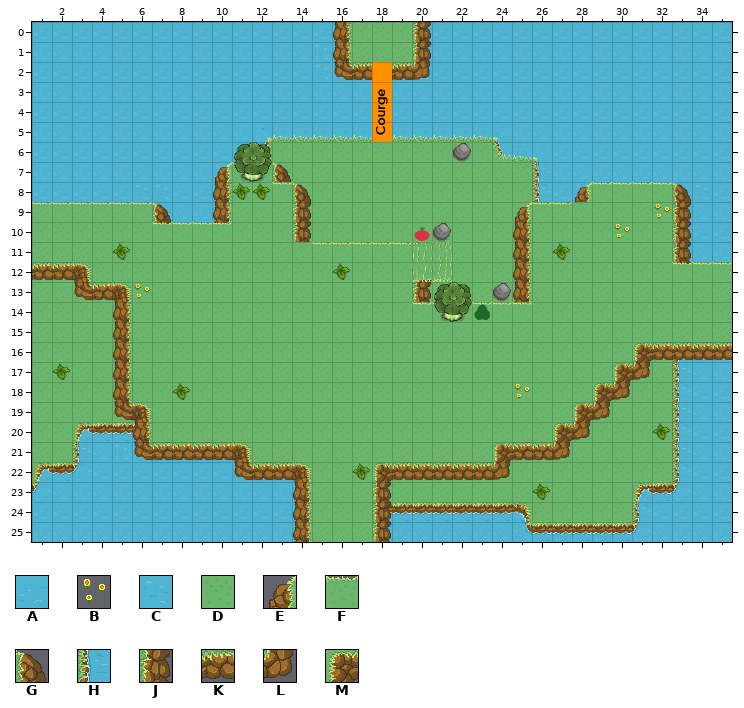
Level history. Tiled map (JSON): assets/Tiled/map_hub.json. The picture above was drawn from the file before the commit.
Cells are 32x32 px. Shown: x 1..35, y 0..25.
Key: from "tileset": A 0, B 1, C 36, D 72, E 113, F 114, G 115, H 146, J 151, K 186, L 187, M 221.
_ is an empty cell, # one hidden under a higher layer.
Layers that did not change in this view are not listed.
Layer "sol_layer" before, first column x 28:
 5 ________
 6 ________
 7 ________
 8 ######__
 9 DDDDD#__
10 DDDDD#__
11 DDDDD#__
12 DDDDDJDD
13 DDDDDDDD
14 DDDDDDDD
15 DDDDDDDD
16 DDDDD___
17 DDDDD___
Layer "eau_layer" before, first column x 27:
 4 AAAAAAAAA
 5 AAAAAAAAA
 6 AAAAAAAAA
 7 AAAAAAAAA
 8 ACCCCCCCA
 9 ______CAA
10 ______CAA
11 ______CAA
12 _________
13 _________
14 _________
15 _________
16 ______HCC
17 ______HAA
18 ______HAA
Layer "murs_layer" before, first column x 27:
 4 _________
 5 _________
 6 _________
 7 _________
 8 _EFFFFG__
 9 F_____J__
10 ______J__
11 ______J__
12 ______FFF
13 _________
14 _________
15 _________
16 ____MKKKK
17 ___ML____
18 __ML_____
The same view after the edit:
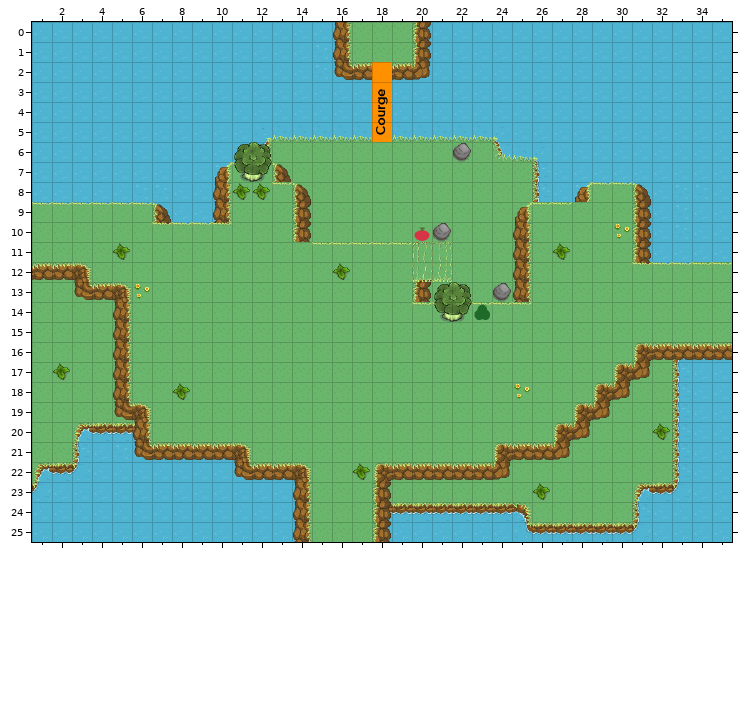
The edit:
Layer "sol_layer":
y 9..11: x 32 D -> _
Layer "eau_layer":
y 8: x 32 C -> A
y 9..10: x 31..32 __ -> AA
y 11: x 31..33 __C -> AAA
y 12: x 31..33 ___ -> JAA
Layer "murs_layer":
y 8: x 31..33 FFG -> G__
y 9..11: x 31 _ -> J; x 33 J -> _
y 12: x 31..32 __ -> FF
Layer "decor_layer":
y 9: x 32 B -> _
